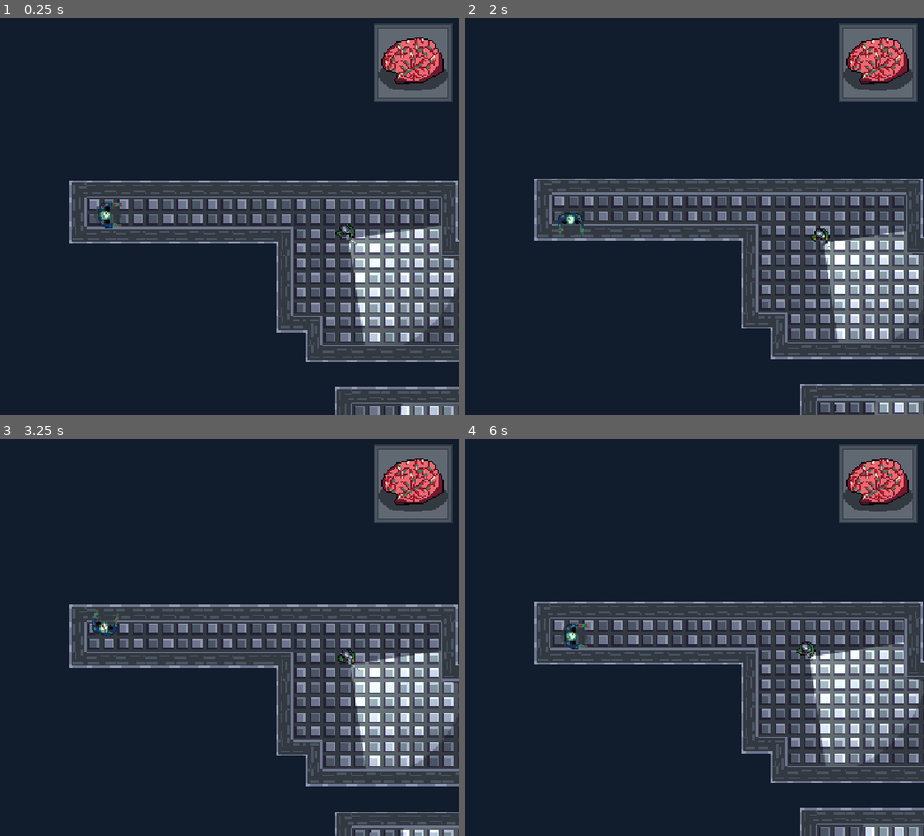
Above: before the commit, frames 1-4 (two rows, left to right).
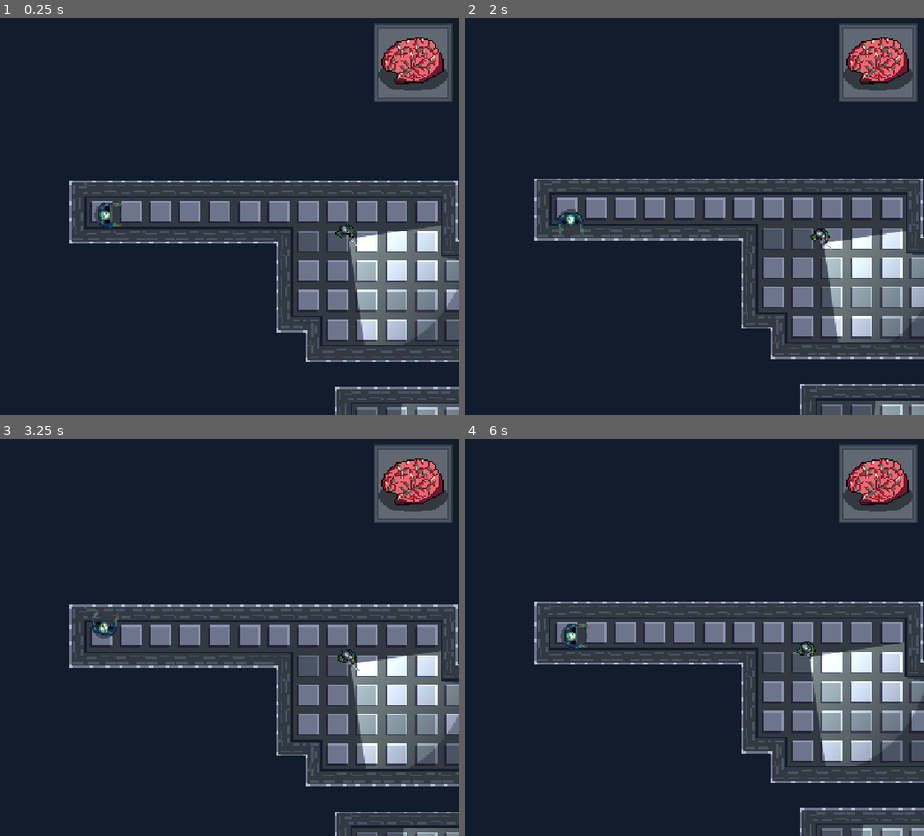
Above: after the commit, the same moments.

Repository: pburkett/OUTBREAK
Game: Godot game, scene res://Main/Main.tscn
Same seed, same stepped clock (60 frames per second), same inputs: the game is played once before the commit and once after it.
Inputs (mouse positions are in pixels of both pictures, inside the frame that each line leads up to):
- Up to frame 1 (0.25 s): no input
- Up to frame 2 (2 s): tap Enter at 0.5 s; move the mouse to (726, 196) at 0.52 s; hold Right (ui_right) 0.53-1.28 s; tap Space (swipe) at 0.6 s; click (726, 196) at 0.67 s; move the mouse to (outside the picture) at 1.27 s; hold Down (ui_down) from 1.28 s (still down); tap R at 1.35 s
- Up to frame 3 (3.25 s): move the mouse to (174, 550) at 2.02 s; release Down (ui_down) at 2.03 s; hold Right (ui_right) 2.03-2.78 s; tap Space (swipe) at 2.1 s; move the mouse to (68, 716) at 2.77 s; hold Up (ui_up) from 2.78 s (still down); tap R at 2.85 s; click (68, 716) at 2.92 s
- Up to frame 4 (6 s): move the mouse to (781, 697) at 3.52 s; release Up (ui_up) at 3.53 s; hold Left (ui_left) 3.53-5.03 s; tap Space (swipe) at 3.6, 5.1 s; move the mouse to (outside the picture) at 4.27 s; tap R at 4.35, 5.85 s; move the mouse to (607, 637) at 5.02 s; hold Down (ui_down) 5.03-5.78 s; click (607, 637) at 5.17 s; move the mouse to (outside the picture) at 5.77 s; hold Right (ui_right) from 5.78 s (still down)

The runs differ from the first frame. In frame 1, 10% of the frame differs, in the area x 15-100%, y 40-100%; in frame 2, 11%; in frame 3, 10%; in frame 4, 10%.

Commit message:
fix looping animation, playtest notes

Diff:
--- a/Enemy/MachineGunEnemy.tscn
+++ b/Enemy/MachineGunEnemy.tscn
@@ -33,7 +33,7 @@
 "duration": 1.0,
 "texture": SubResource("AtlasTexture_p1bj5")
 }],
-"loop": true,
+"loop": false,
 "name": &"fire",
 "speed": 5.0
 }, {
--- a/Levels/Level1.tscn
+++ b/Levels/Level1.tscn
@@ -49,6 +49,8 @@
 0:2/0 = 0
 0:2/0/occlusion_layer_0/polygon_0/polygon = SubResource("OccluderPolygon2D_m3clv")
 0:2/0/physics_layer_0/polygon_0/points = PackedVector2Array(-8, -8, 8, -8, 8, 8, -8, 8)
+2:2/0 = 0
+2:2/0/physics_layer_0/polygon_0/points = PackedVector2Array(-8, -8, 8, -8, 8, 8, -8, 8)
 
 [sub_resource type="TileSet" id="TileSet_ofirr"]
 occlusion_layer_0/light_mask = 1
Binary file changed: TileMap/Assets/AllTiles.aseprite
Binary file changed: TileMap/Assets/AllTiles.png
Not shown, changed: README.md
